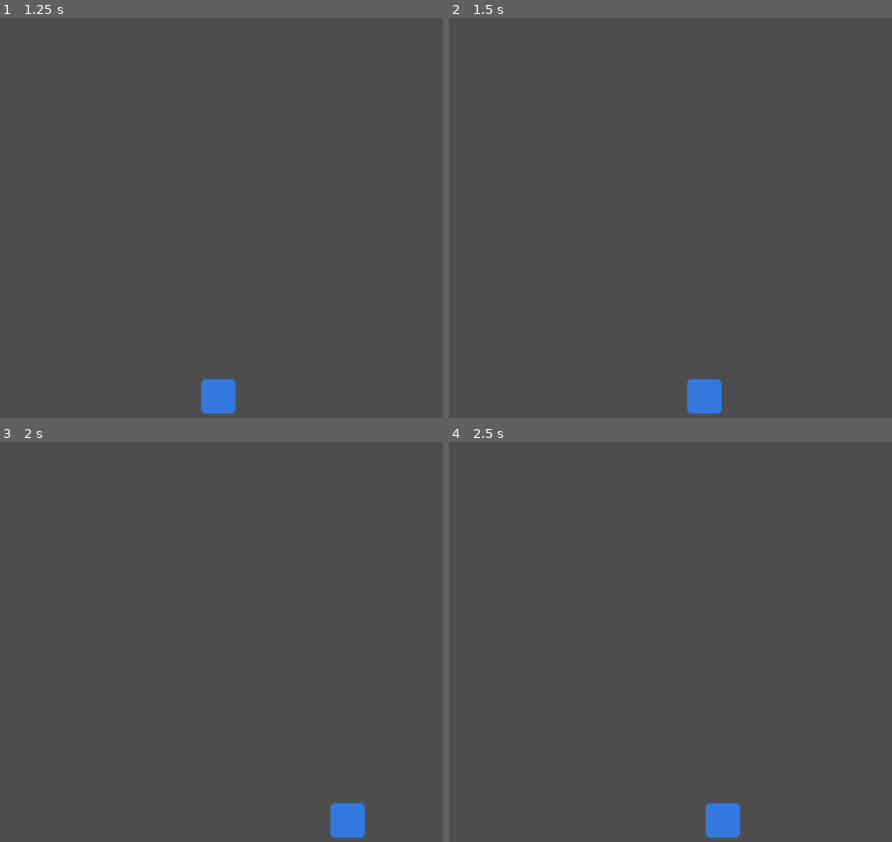
Above: before the commit, frames 1-4 (two rows, left to right).
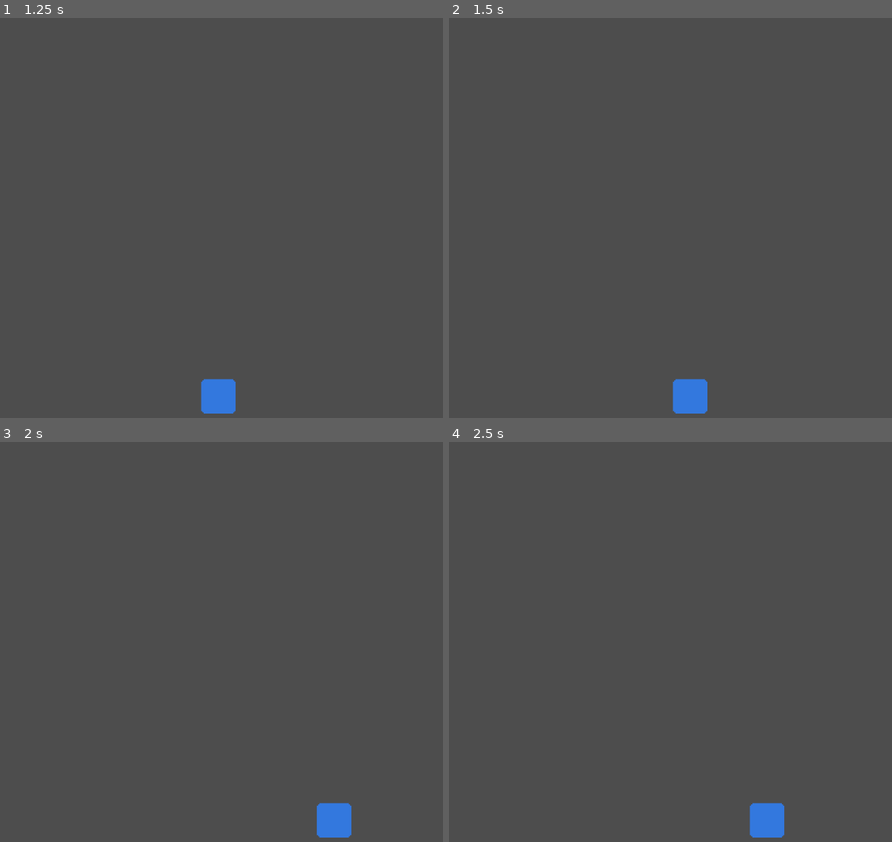
Above: after the commit, the same moments.

Repository: ivaylo-traykov/DodgeDrop
Game: Godot game, scene res://Scenes/main_screen.tscn
The game is run twice, just before and just after one commit, with the same random seed, the same clock (stepped at 60 frames per second) and the same inputs.
Inputs:
- Up to frame 1 (1.25 s): click "New Game" at 0.5 s
- Up to frame 2 (1.5 s): tap Enter at 1.25 s; hold Right (ui_right) from 1.28 s (still down)
- Up to frame 3 (2 s): keep holding Right (ui_right)
- Up to frame 4 (2.5 s): release Right (ui_right) at 2.03 s; hold Left (ui_left) from 2.03 s (still down)

Frame 1 is identical in both runs. In frame 2, 0.6% of the frame differs, in the area x 50-62%, y 90-99%; in frame 3, 0.5%; in frame 4, 1.3%, in the area x 57-76%, y 90-99%.

Commit message:
Imporve player movement, add wrap around the playfield

Diff:
--- a/Scenes/player.gd
+++ b/Scenes/player.gd
@@ -7,10 +7,16 @@
 
 	var direction = Input.get_axis("ui_left", "ui_right")
 
+	# Basic left and right movement
 	if direction:
-		velocity.x = direction * speed
-
+		velocity.x = move_toward(velocity.x, speed * direction, drift)
 	else:
 		velocity.x = move_toward(velocity.x, 0, drift)
 
+	# Warp player from the side of the screen
+	if position.x < 0:
+		position.x = 720
+	elif position.x > 720:
+		position.x = 0
+
 	move_and_slide()
